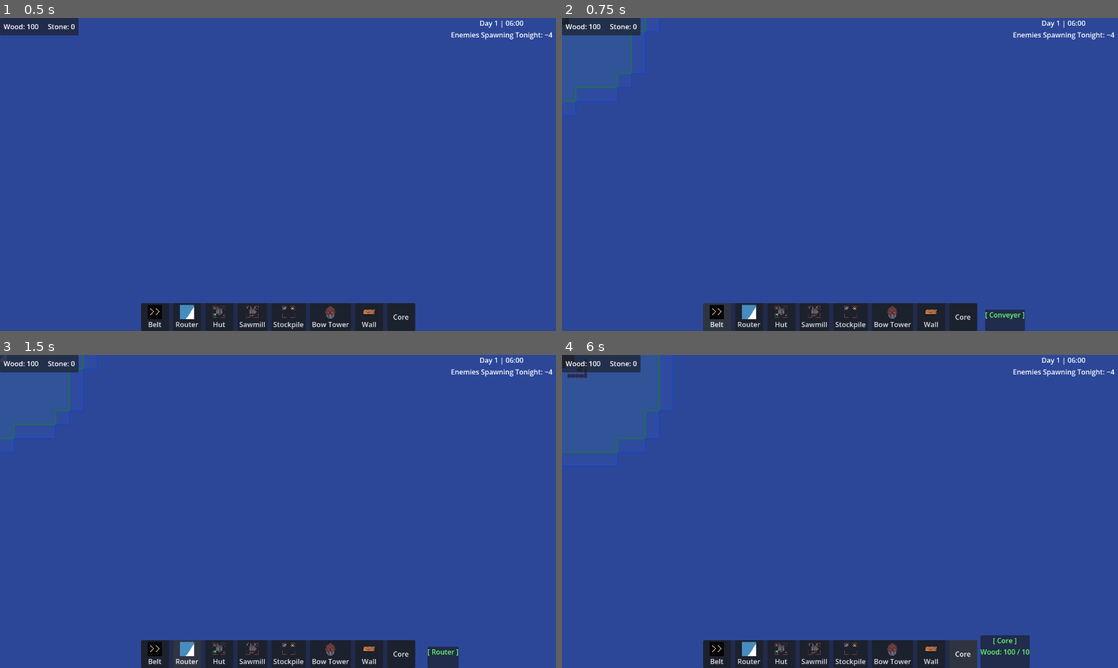
Above: before the commit, frames 1-4 (two rows, left to right).
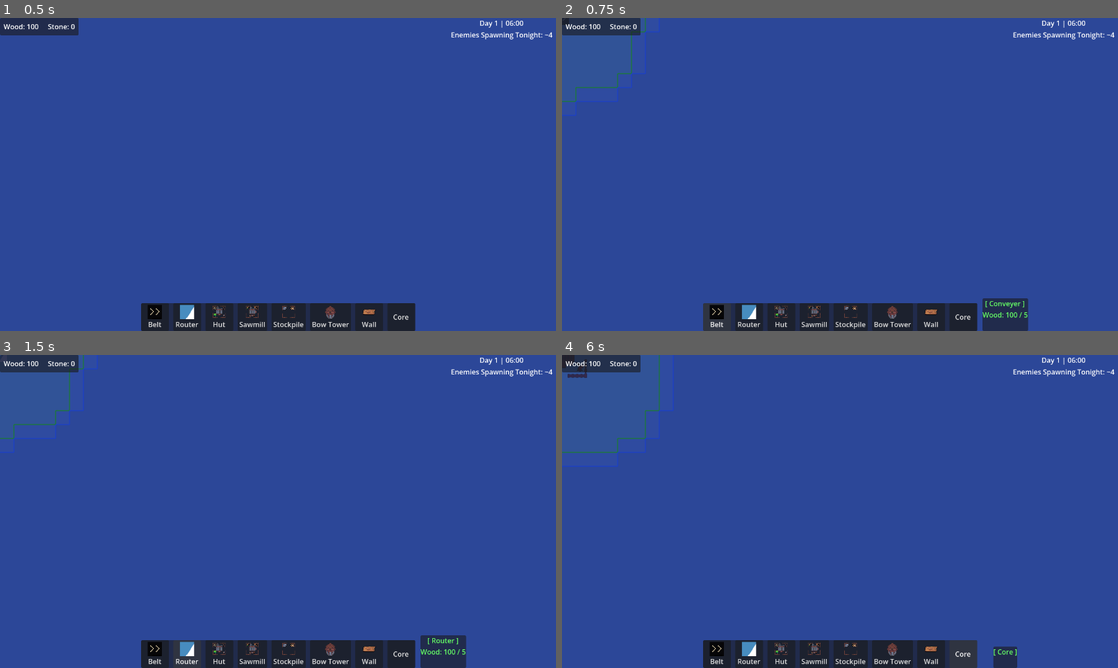
Above: after the commit, the same moments.

Repository: ColdTerror/Core-and-Conveyor
Game: Godot game, scene res://scenes/level.tscn
Same seed, same stepped clock (60 frames per second), same inputs: the game is played once before the commit and once after it. The engine's default icon, where the game draws it, is replaced by a stand-in: a white triangle on a blue panel in a dark square.
Inputs:
- Up to frame 1 (0.5 s): no input
- Up to frame 2 (0.75 s): click "Belt" at 0.5 s
- Up to frame 3 (1.5 s): click "Router" at 1.25 s
- Up to frame 4 (6 s): click "Hut" at 2 s; click "Sawmill" at 2.75 s; click "Stockpile" at 3.5 s; click "Bow Tower" at 4.25 s; click "Wall" at 5 s; click "Core" at 5.75 s

Frame 1 is identical in both runs. In frame 2, 0.5% of the frame differs, in the area x 75-84%, y 89-100%; in frame 3, 0.5%; in frame 4, 0.7%, in the area x 75-85%, y 89-100%.

Commit message:
Use CostData resources for building costs
Introduce a CostData Resource (scripts/CostData.gd) and replace primitive cost exports (cost_wood / cost_stone) with an exported build_costs Array of CostData on the generic building. Updated get_build_cost() to build a Dictionary from the CostData entries. Updated multiple building scenes to add CostData subresources and set their build_costs fields. Adjusted building_manager.gd to compute and display placement costs based on the exact number of valid placements (passes valid_count to update_placement_cost_ui and uses current_drag_network.size() for cumulative cost checks), fixing inaccurate cost calculations during drag placement.

Diff:
--- a/scenes/buildings/conveyer.tscn
+++ b/scenes/buildings/conveyer.tscn
@@ -2,10 +2,15 @@
 
 [ext_resource type="Script" uid="uid://b42i3e20qg8yw" path="res://scripts/building/conveyer_building.gd" id="1_34v7p"]
 [ext_resource type="Texture2D" uid="uid://ccb3pqwas4kud" path="res://assets/Tiles.png" id="1_yfprp"]
+[ext_resource type="Script" uid="uid://cgb51uk8xwxmq" path="res://scripts/CostData.gd" id="3_vllef"]
 
 [sub_resource type="AtlasTexture" id="AtlasTexture_34v7p"]
 atlas = ExtResource("1_yfprp")
 region = Rect2(0, 64, 32, 32)
+
+[sub_resource type="Resource" id="Resource_1pix4"]
+script = ExtResource("3_vllef")
+metadata/_custom_type_script = "uid://cgb51uk8xwxmq"
 
 [sub_resource type="RectangleShape2D" id="RectangleShape2D_34v7p"]
 size = Vector2(32, 32)
@@ -15,7 +20,7 @@
 is_draggable = true
 building_name = "Conveyer"
 icon = SubResource("AtlasTexture_34v7p")
-cost_wood = 0
+build_costs = Array[ExtResource("3_vllef")]([SubResource("Resource_1pix4")])
 
 [node name="Sprite2D" type="Sprite2D" parent="." unique_id=657515564]
 texture = ExtResource("1_yfprp")
--- a/scenes/buildings/lumberjack_building.tscn
+++ b/scenes/buildings/lumberjack_building.tscn
@@ -4,10 +4,16 @@
 [ext_resource type="Script" uid="uid://f7k820tvfbd6" path="res://scripts/building/generic scripts/harvester_building.gd" id="1_kb7jr"]
 [ext_resource type="Resource" uid="uid://cwk72joli5ujg" path="res://resources/tiles/3_Forest.tres" id="2_kh24c"]
 [ext_resource type="PackedScene" uid="uid://dh3njqr7x7ls7" path="res://scenes/item.tscn" id="3_nikr4"]
+[ext_resource type="Script" uid="uid://cgb51uk8xwxmq" path="res://scripts/CostData.gd" id="5_e6wq2"]
 
 [sub_resource type="AtlasTexture" id="AtlasTexture_tf3du"]
 atlas = ExtResource("1_0p6bf")
 region = Rect2(128, 0, 128, 128)
+
+[sub_resource type="Resource" id="Resource_3ltmk"]
+script = ExtResource("5_e6wq2")
+amount = 25
+metadata/_custom_type_script = "uid://cgb51uk8xwxmq"
 
 [sub_resource type="RectangleShape2D" id="RectangleShape2D_0p6bf"]
 size = Vector2(128, 128)
@@ -19,7 +25,7 @@
 building_name = "Lumberjack"
 size = Vector2i(4, 4)
 icon = SubResource("AtlasTexture_tf3du")
-cost_wood = 50
+build_costs = Array[ExtResource("5_e6wq2")]([SubResource("Resource_3ltmk")])
 
 [node name="Sprite2D" type="Sprite2D" parent="." unique_id=1104015182]
 texture = ExtResource("1_0p6bf")
--- a/scenes/buildings/router_building.tscn
+++ b/scenes/buildings/router_building.tscn
@@ -2,10 +2,15 @@
 
 [ext_resource type="Texture2D" uid="uid://dyn5ycc3vykgb" path="res://icon.svg" id="1_v5q08"]
 [ext_resource type="Script" uid="uid://duvfi011ype5f" path="res://scripts/building/router_building.gd" id="1_y4pf7"]
+[ext_resource type="Script" uid="uid://cgb51uk8xwxmq" path="res://scripts/CostData.gd" id="3_hdl5s"]
 
 [sub_resource type="AtlasTexture" id="AtlasTexture_y4pf7"]
 atlas = ExtResource("1_v5q08")
 region = Rect2(32, 32, 32, 32)
+
+[sub_resource type="Resource" id="Resource_axnho"]
+script = ExtResource("3_hdl5s")
+metadata/_custom_type_script = "uid://cgb51uk8xwxmq"
 
 [sub_resource type="RectangleShape2D" id="RectangleShape2D_y4pf7"]
 size = Vector2(32, 32)
@@ -14,7 +19,7 @@
 script = ExtResource("1_y4pf7")
 building_name = "Router"
 icon = SubResource("AtlasTexture_y4pf7")
-cost_wood = 0
+build_costs = Array[ExtResource("3_hdl5s")]([SubResource("Resource_axnho")])
 
 [node name="Sprite2D" type="Sprite2D" parent="." unique_id=1421611039]
 texture = ExtResource("1_v5q08")
--- a/scenes/buildings/sawmill_building.tscn
+++ b/scenes/buildings/sawmill_building.tscn
@@ -6,10 +6,16 @@
 [ext_resource type="PackedScene" uid="uid://dh3njqr7x7ls7" path="res://scenes/item.tscn" id="3_54i5s"]
 [ext_resource type="Resource" uid="uid://cknrujmv6ndsh" path="res://resources/recipes/wooden_arrow.tres" id="4_54i5s"]
 [ext_resource type="Texture2D" uid="uid://r4ptpn5bnwmd" path="res://assets/Buildings.png" id="4_l8ny5"]
+[ext_resource type="Script" uid="uid://cgb51uk8xwxmq" path="res://scripts/CostData.gd" id="7_351yf"]
 
 [sub_resource type="AtlasTexture" id="AtlasTexture_5rwt6"]
 atlas = ExtResource("4_l8ny5")
 region = Rect2(256, 0, 128, 128)
+
+[sub_resource type="Resource" id="Resource_axv5i"]
+script = ExtResource("7_351yf")
+amount = 25
+metadata/_custom_type_script = "uid://cgb51uk8xwxmq"
 
 [sub_resource type="RectangleShape2D" id="RectangleShape2D_0p6bf"]
 size = Vector2(128, 128)
@@ -21,6 +27,7 @@
 building_name = "Sawmill"
 size = Vector2i(4, 4)
 icon = SubResource("AtlasTexture_5rwt6")
+build_costs = Array[ExtResource("7_351yf")]([SubResource("Resource_axv5i")])
 
 [node name="Sprite2D" type="Sprite2D" parent="." unique_id=1104015182]
 texture = ExtResource("4_l8ny5")
--- a/scenes/buildings/stockpile_building.tscn
+++ b/scenes/buildings/stockpile_building.tscn
@@ -3,10 +3,16 @@
 [ext_resource type="Texture2D" uid="uid://r4ptpn5bnwmd" path="res://assets/Buildings.png" id="1_5oplf"]
 [ext_resource type="Script" uid="uid://d0go53ckols77" path="res://scripts/building/generic scripts/stockpile_building.gd" id="1_sqy8c"]
 [ext_resource type="PackedScene" uid="uid://dh3njqr7x7ls7" path="res://scenes/item.tscn" id="2_shrhu"]
+[ext_resource type="Script" uid="uid://cgb51uk8xwxmq" path="res://scripts/CostData.gd" id="4_x32ns"]
 
 [sub_resource type="AtlasTexture" id="AtlasTexture_shrhu"]
 atlas = ExtResource("1_5oplf")
 region = Rect2(0, 0, 128, 128)
+
+[sub_resource type="Resource" id="Resource_e6hxc"]
+script = ExtResource("4_x32ns")
+amount = 25
+metadata/_custom_type_script = "uid://cgb51uk8xwxmq"
 
 [sub_resource type="RectangleShape2D" id="RectangleShape2D_sqy8c"]
 size = Vector2(128, 128)
@@ -17,7 +23,7 @@
 building_name = "Stockpile"
 size = Vector2i(4, 4)
 icon = SubResource("AtlasTexture_shrhu")
-cost_wood = 25
+build_costs = Array[ExtResource("4_x32ns")]([SubResource("Resource_e6hxc")])
 
 [node name="Sprite2D" type="Sprite2D" parent="." unique_id=1701586786]
 texture = ExtResource("1_5oplf")
--- a/scenes/buildings/towers/bow_tower.tscn
+++ b/scenes/buildings/towers/bow_tower.tscn
@@ -2,10 +2,16 @@
 
 [ext_resource type="Script" uid="uid://cjo82t2462a2a" path="res://scripts/building/generic scripts/tower_building.gd" id="1_vc0d4"]
 [ext_resource type="Texture2D" uid="uid://r4ptpn5bnwmd" path="res://assets/Buildings.png" id="2_sa4vh"]
+[ext_resource type="Script" uid="uid://cgb51uk8xwxmq" path="res://scripts/CostData.gd" id="3_fp6y0"]
 
 [sub_resource type="AtlasTexture" id="AtlasTexture_fp6y0"]
 atlas = ExtResource("2_sa4vh")
 region = Rect2(384, 0, 64, 64)
+
+[sub_resource type="Resource" id="Resource_nr8e2"]
+script = ExtResource("3_fp6y0")
+amount = 25
+metadata/_custom_type_script = "uid://cgb51uk8xwxmq"
 
 [sub_resource type="AtlasTexture" id="AtlasTexture_nr8e2"]
 atlas = ExtResource("2_sa4vh")
@@ -20,6 +26,7 @@
 building_name = "Bow Tower"
 size = Vector2i(2, 2)
 icon = SubResource("AtlasTexture_fp6y0")
+build_costs = Array[ExtResource("3_fp6y0")]([SubResource("Resource_nr8e2")])
 
 [node name="Sprite2D" type="Sprite2D" parent="." unique_id=794156622]
 texture = SubResource("AtlasTexture_nr8e2")
--- a/scenes/buildings/wall.tscn
+++ b/scenes/buildings/wall.tscn
@@ -1,11 +1,16 @@
 [gd_scene format=3 uid="uid://c0fjlwuepy3iy"]
 
 [ext_resource type="Texture2D" uid="uid://b0gxrsvr8wc6c" path="res://assets/Items.png" id="1_a3mu7"]
-[ext_resource type="Script" path="res://scripts/wall.gd" id="1_gxk2j"]
+[ext_resource type="Script" uid="uid://by5vvpdqu647v" path="res://scripts/wall.gd" id="1_gxk2j"]
+[ext_resource type="Script" uid="uid://cgb51uk8xwxmq" path="res://scripts/CostData.gd" id="3_gpfny"]
 
 [sub_resource type="AtlasTexture" id="AtlasTexture_gxk2j"]
 atlas = ExtResource("1_a3mu7")
 region = Rect2(64, 0, 32, 32)
+
+[sub_resource type="Resource" id="Resource_2ksci"]
+script = ExtResource("3_gpfny")
+metadata/_custom_type_script = "uid://cgb51uk8xwxmq"
 
 [sub_resource type="RectangleShape2D" id="RectangleShape2D_r6sg1"]
 size = Vector2(32, 32)
@@ -20,7 +25,7 @@
 is_draggable = true
 building_name = "Wall"
 icon = SubResource("AtlasTexture_gxk2j")
-cost_wood = 5
+build_costs = Array[ExtResource("3_gpfny")]([SubResource("Resource_2ksci")])
 
 [node name="Sprite2D" type="Sprite2D" parent="." unique_id=2126413850]
 texture = ExtResource("1_a3mu7")
--- /dev/null
+++ b/scripts/CostData.gd
@@ -0,0 +1,6 @@
+extends Resource
+class_name CostData
+
+# If you ever switch to ItemResources later, you just change this line!
+@export var item_name: String = "Wood"
+@export var amount: int = 5
--- a/scripts/building/building_manager.gd
+++ b/scripts/building/building_manager.gd
@@ -382,22 +382,16 @@
 	return true
 
 
-func update_placement_cost_ui():
+func update_placement_cost_ui(valid_count: int = 1):
 	if not is_instance_valid(ghost_building): return
 
-	# 1. Figure out how many buildings we are trying to place.
-	var drag_count = 1
-	if is_dragging and drag_ghosts.size() > 0:
-		drag_count = drag_ghosts.size()
-
-
-	# 2. Multiply the base cost by the drag count
+	# Multiply the base cost by our exact valid count!
 	var base_cost = ghost_building.get_build_cost()
 	var total_cost = {}
 	var can_afford = true
 
 	for res in base_cost:
-		var total_needed = base_cost[res] * drag_count
+		var total_needed = base_cost[res] * valid_count
 		total_cost[res] = total_needed
 
 		# Check against the economy
@@ -405,9 +399,8 @@
 		if have < total_needed:
 			can_afford = false
 
-	# 3. Tell the UI!
+	# Tell the UI!
 	placement_cost_updated.emit(ghost_building.building_name, total_cost, can_afford)
-
 # -------------------------------
 # DRAG LOGIC IMPLEMENTATION
 # -------------------------------
@@ -493,7 +486,8 @@
 
 		# B. Economic Check
 		if is_valid:
-			var cumulative_cost = _calculate_cumulative_cost(base_cost, i + 1)
+			# --- FIXED: Only count the buildings that have survived the physical check! ---
+			var cumulative_cost = _calculate_cumulative_cost(base_cost, current_drag_network.size() + 1)
 			if not EconomyManager.can_afford(cumulative_cost):
 				is_valid = false
 
@@ -507,7 +501,8 @@
 		else:
 			g.modulate = Color(0, 1, 0, 0.5) if is_valid else Color(1, 0, 0, 0.5)
 
-	update_placement_cost_ui()
+	# --- FIXED: Tell the UI exactly how many valid buildings are in the network! ---
+	update_placement_cost_ui(current_drag_network.size())
 
 func _commit_drag_line():
 	# Store the original scene to respawn logic later
--- a/scripts/building/generic scripts/building.gd
+++ b/scripts/building/generic scripts/building.gd
@@ -33,8 +33,8 @@
 var occupied_tiles: Array[Vector2i] = []
 
 @export_group("Economy")
-@export var cost_wood: int = 10
-@export var cost_stone: int = 0
+# We export a dictionary. We can give it a default value of just Wood so new buildings aren't free!
+@export var build_costs: Array[CostData] = []
 
 @export_group("Ranges")
 # How far this building allows other buildings to be placed from it
@@ -174,12 +174,15 @@
 
 # --- Economy stuff ---
 
+
 # Helper to bundle costs into a dictionary for the Manager
 func get_build_cost() -> Dictionary:
-	var cost = {}
-	if cost_wood > 0: cost["Wood"] = cost_wood
-	if cost_stone > 0: cost["Stone"] = cost_stone
-	return cost
+	var cost_dict = {}
+
+	for cost in build_costs:
+		cost_dict[cost.item_name] = cost.amount
+
+	return cost_dict
 
 # --- Item Stuff ---
 
Not shown, added: scripts/CostData.gd.uid
